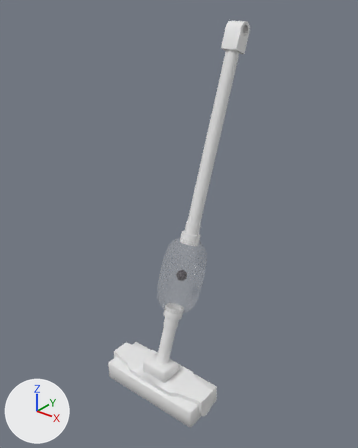
The FBX model Assets/Meshes/VacMop01.fbx as it was, and as the next commit left it.
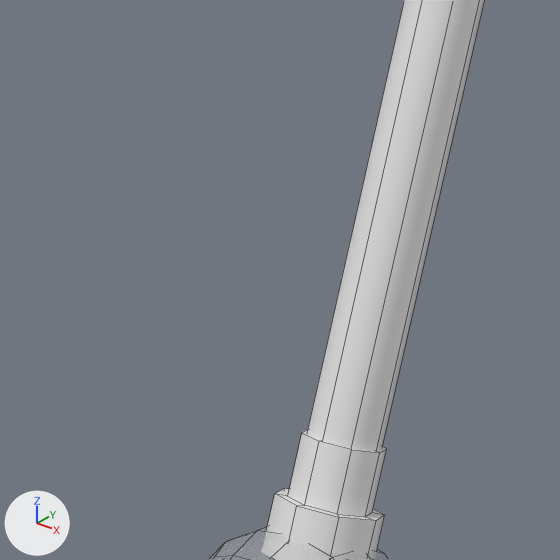
There are two pictures of each version: one whole from a camera (50 mm lens) standing at (1.55, -1.76, 2.27) and looking at (-0.05, 0.24, 1.03), one close up on the part from 38% to 64% of the width and 33% to 54% of the height. The axes (+X, +Y, +Z) are drawn at lower left. The lights are the same throughout. The close-ups show mesh edges as thin lines. Where no turn or scale is listed for an object, it has been applied to the vertices.

The first close-up shows 'Tube'.
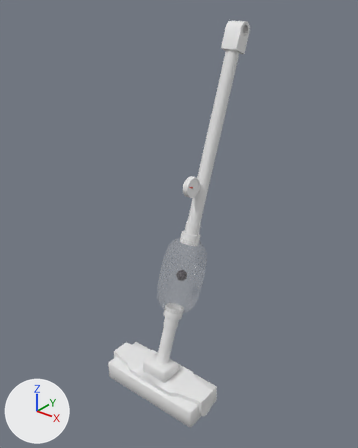
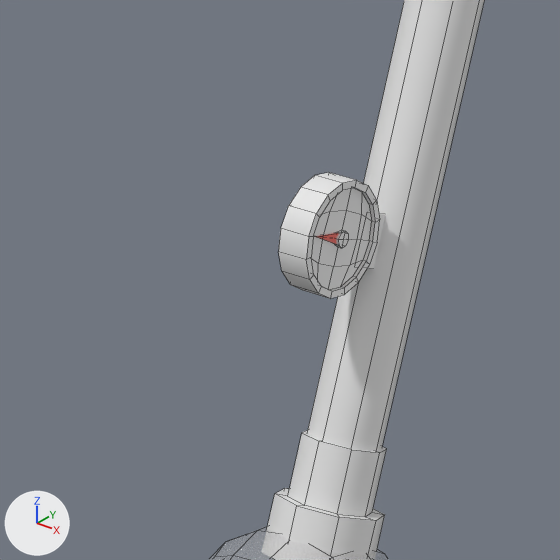
Commit message: Updated VacMop

Where the newer file only moved an object's origin or applied its transform, the numbers keep the older frame.

Where the change shows, as pixel boxes [x1, y1, x2, y2] in the close-ups (560 x 560 px):
'Tube', reshaped, moved, turned, rescaled: [209, 0, 484, 560] in both
'Arrow', added: after [316, 232, 339, 244]
part 1 of me_plane_110, added: after [335, 230, 348, 248]
part 2 of me_plane_110, added: after [278, 172, 380, 298]
part 3 of me_plane_110, added: after [307, 0, 484, 451]
part 4 of me_plane_110, added: after [368, 213, 386, 269]

What changed in the scene script:
```text
Add mat_red:
    mat_red = principled_material('Red')
    mat_red.base_color = (0.8, 0.0748, 0.046)  # red #e74d3d
Change me_plane_110:
    used by ob_tube; parent = ob_nozzle; location = (0.0, 0.5, 0.0); rotation_euler = (-0.349, 0.0, 0.0), in degrees (-20, 0, 0)
    verts and faces of me_plane_110; kept vertices keep their numbers, new ones are numbered from 407
    remove me_plane_110.from_pydata(...)  # 407 vertices, 388 faces; spans x -0.4..0.4, y 0.0..6.2, z -0.4..0.4
    add me_plane_110.from_pydata(...)  # 482 vertices, 445 faces; spans x -13.11..13.11, y 15.18..208.68, z -72.69..3.62
    me_plane_110 part 1: a new loose piece, an 8-sided cylinder along x spanning x 1.16..1.65, y 124.76..126.33, z -29.41..-27.84, in mat_mop (white #e7e7e7)
    me_plane_110 part 2: a new loose piece of 82 vertices spanning x -1.65..1.65, y 119.8..131.29, z -34.37..-22.88, in mat_mop (white #e7e7e7)
    me_plane_110 part 3: a new loose piece of 16 vertices spanning x -3.85..3.85, y 98.16..202.2, z -70.73..-26.58, in mat_mop (white #e7e7e7)
    me_plane_110 part 4
    add verts[407] = (-1.08, 120.45, -34.74)
    add verts[408] = (-1.08, 125.52, -36.58)
    add verts[409] = (-1.08, 121.72, -31.24)
    add verts[410] = (-1.08, 126.79, -33.09)
    add for new, old in zip([*range(411, 415)], [*range(407, 411)]): verts[new] = verts[old] + (2.16, 0.0, 0.0)
    add faces += [(408, 410, 414, 412), (407, 411, 413, 409), (407, 409, 410, 408), (411, 412, 414, 413), (409, 413, 414, 410)]  # mat_mop (white #e7e7e7)
Add me_plane_107:
    me_plane_107.from_pydata([(0.0022, -0.0383, 0.0139), (0.0022, 0.0022, 0.0061), (0.0022, -0.0022, -0.0061), (-0.0011, -0.0383, 0.0139), (-0.0011, 0.0022, 0.0061), (-0.0011, -0.0022, -0.0061)], [], [(0, 2, 1), (3, 4, 5), (0, 1, 4, 3), (1, 2, 5, 4), (2, 0, 3, 5)])
    me_plane_107.materials.append(mat_red)  # red #e74d3d
Change ob_tube:
    remove ob_tube.parent = ob_nozzle
    ob_tube.location: (0.0, 0.5, 0.0) -> (0.0, 0.0, 0.0)
    ob_tube.rotation_euler: (-0.349, 0.0, 0.0) -> (1.571, 0.0, 0.0)  # degrees (-20, 0, 0) -> degrees (90, 0, 0)
    ob_tube.scale: (1.0, 1.0, 1.0) -> (0.01, 0.01, 0.01)
Add ob_arrow:
    ob_arrow = bpy.data.objects.new('Arrow', me_plane_107)
    ob_arrow.location = (0.012, 0.286, 1.255)
```
